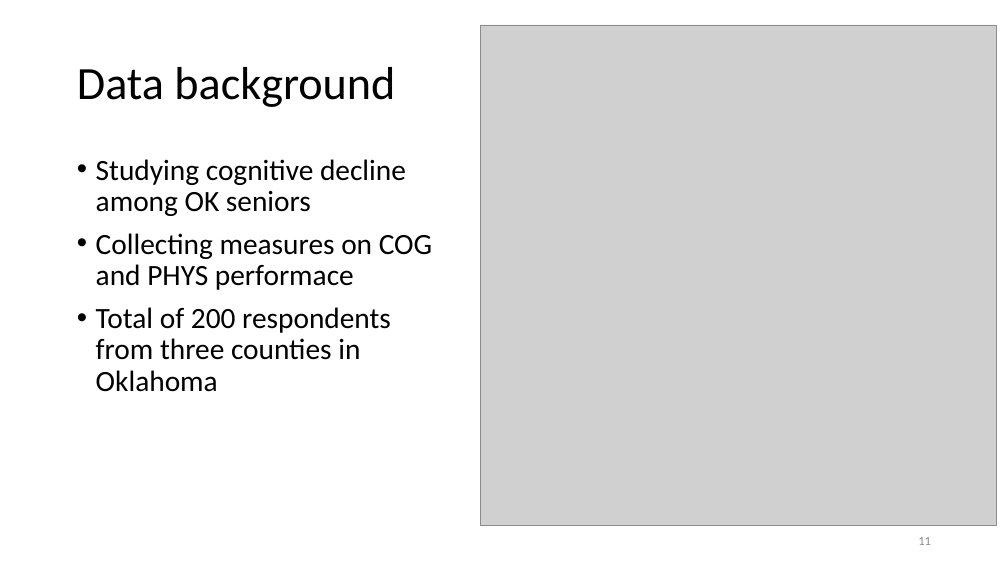
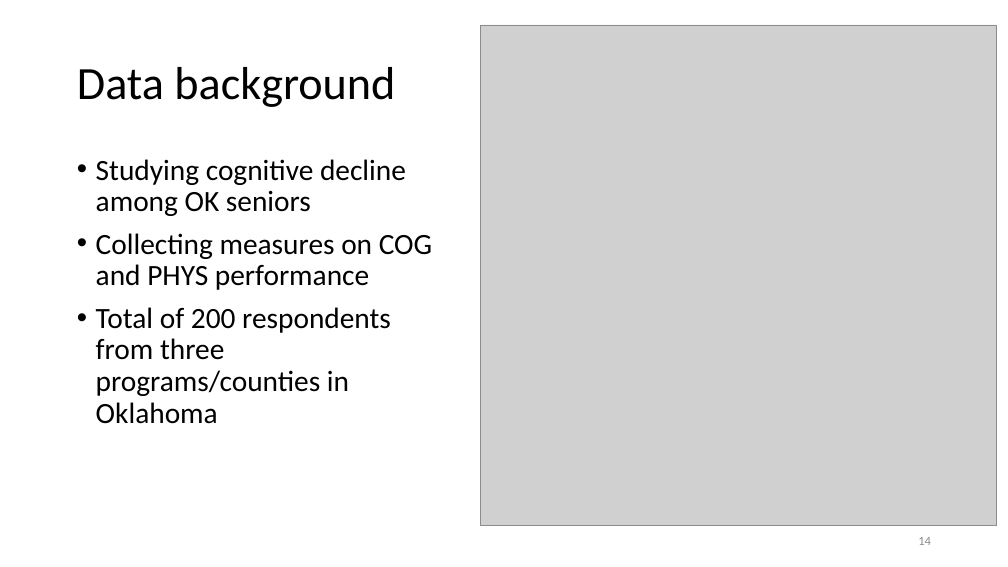
Before and after one commit to dss-ialh/displaying-health-data, a slide deck: slide 14 of documentation/products/beasley/dhd-2018-uvic-3-a-beasley-2018-11-29.pptx (slide 11 before the commit). Drawn at 1008x567 pixels with LibreOffice and Linux fonts; fonts in the diff are those of the drawing; grey boxes stand for pictures. Boxes give left, top, right and bottom in pixels: in the first picture for what was removed or moved away, otherwise in the second. Text is boxed around its words. In the diff, an @@ line names an element or a change of style, - is before the commit and + after.

```diff
--- a/documentation/products/beasley/dhd-2018-uvic-3-a-beasley-2018-11-29.pptx
+++ b/documentation/products/beasley/dhd-2018-uvic-3-a-beasley-2018-11-29.pptx
@@ text at bbox=[96, 233, 432, 424]: text changed @@
-• Collecting measures on COG and PHYS performace
-• Total of 200 respondents from three counties in Oklahoma
+• Collecting measures on COG and PHYS performance
+• Total of 200 respondents from three programs/counties in Oklahoma
@@ page number at bbox=[918, 537, 931, 545]: text changed @@
-11
+14
```
Also in this commit, not shown: 5 other slides changed, 14 slides added, 6 slides removed.
